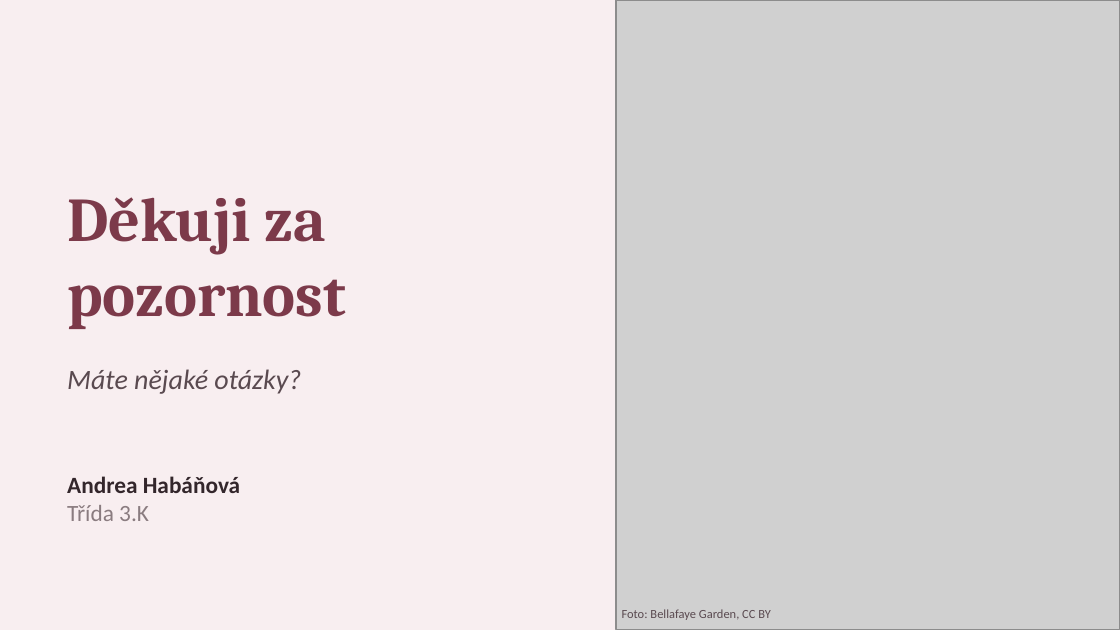
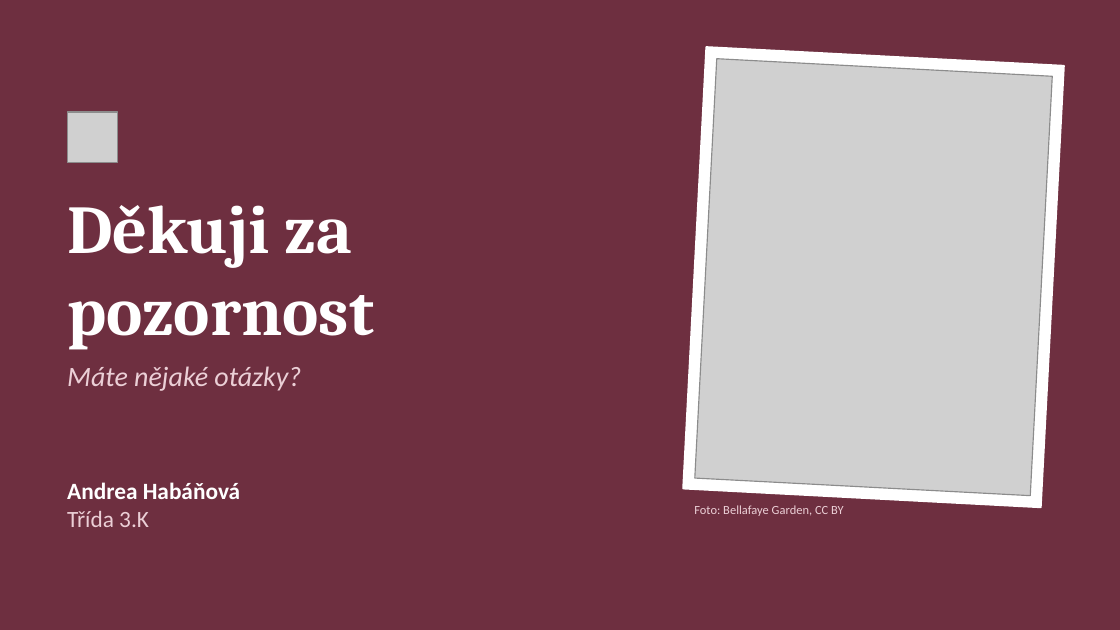
Before and after one commit to tdrzt4grdp-beep/P, a slide deck: slide 9 of svatebni_uces/Svatebni_uces_Habanova.pptx. Drawn at 1120x630 pixels with LibreOffice and Linux fonts; fonts in the diff are those of the drawing; grey boxes stand for pictures. Boxes give left, top, right and bottom in pixels: in the first picture for what was removed or moved away, otherwise in the second. Text is boxed around its words. In the diff, an @@ line names an element or a change of style, - is before the commit and + after.

```diff
--- a/svatebni_uces/Svatebni_uces_Habanova.pptx
+++ b/svatebni_uces/Svatebni_uces_Habanova.pptx
@@ background #F8EEF0 to #6E2F40 @@
@@ rectangle added at <box>683,47,1064,507</box>, fill #FFFFFF, outline #FFFFFF 1 pt @@
@@ picture at <box>695,59,1052,496</box>: rotation 0 to 3 degrees @@
@@ picture added at <box>67,112,118,162</box> @@
@@ text "Děkuji za pozornost" at <box>67,205,374,350</box>: size 40 to 44 pt, text colour #7C3A4A to #FFFFFF @@
@@ text "Máte nějaké otázky?" at <box>67,366,301,391</box>: text colour #5A4A50 to #EBCFD6; vertical alignment middle to top @@
@@ text "Andrea Habáňová" at <box>67,482,240,527</box>: text colour #33262B to #FFFFFF in "Andrea Habáňová"; text colour #8A7C80 to #EBCFD6 in "Třída 3.K" @@
@@ text "Foto: Bellafaye Garden, CC BY" at <box>694,505,844,516</box>: text colour #5A4A50 to #EBCFD6; vertical alignment middle to top @@
@@ text "Foto: Bellafaye Garden, CC BY": place and size @@
-text "Foto: Bellafaye Garden, CC BY" at <box>622,609,771,620</box>
+text "Foto: Bellafaye Garden, CC BY" at <box>694,505,844,516</box>
```
Also in this commit, not shown: 8 other slides changed, 5 other files.
